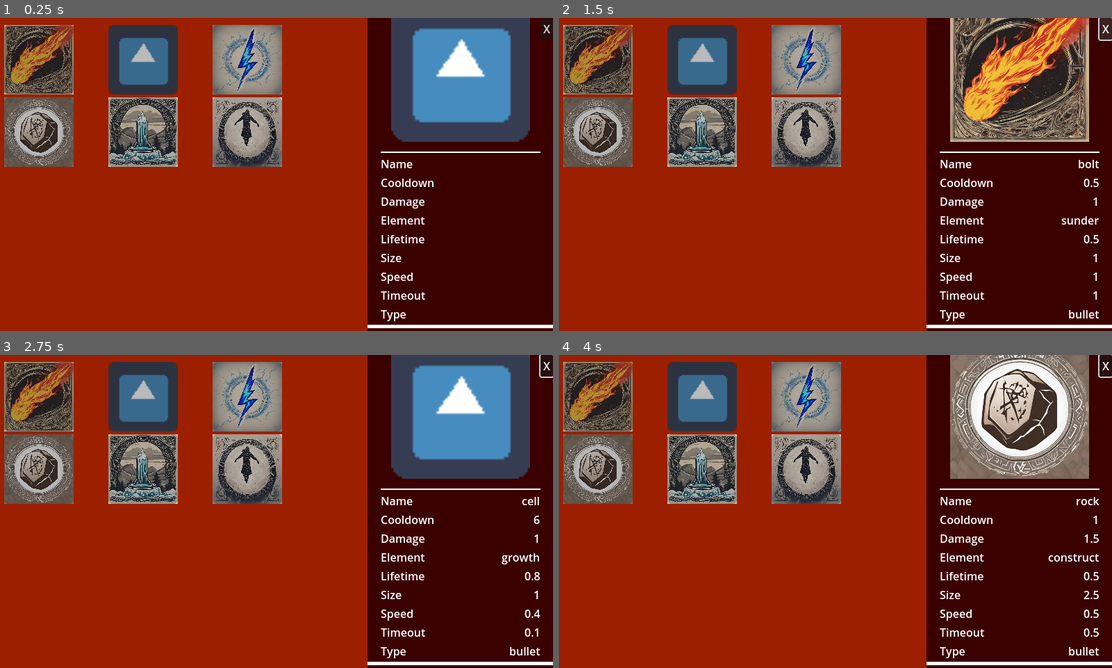
Above: before the commit, frames 1-4 (two rows, left to right).
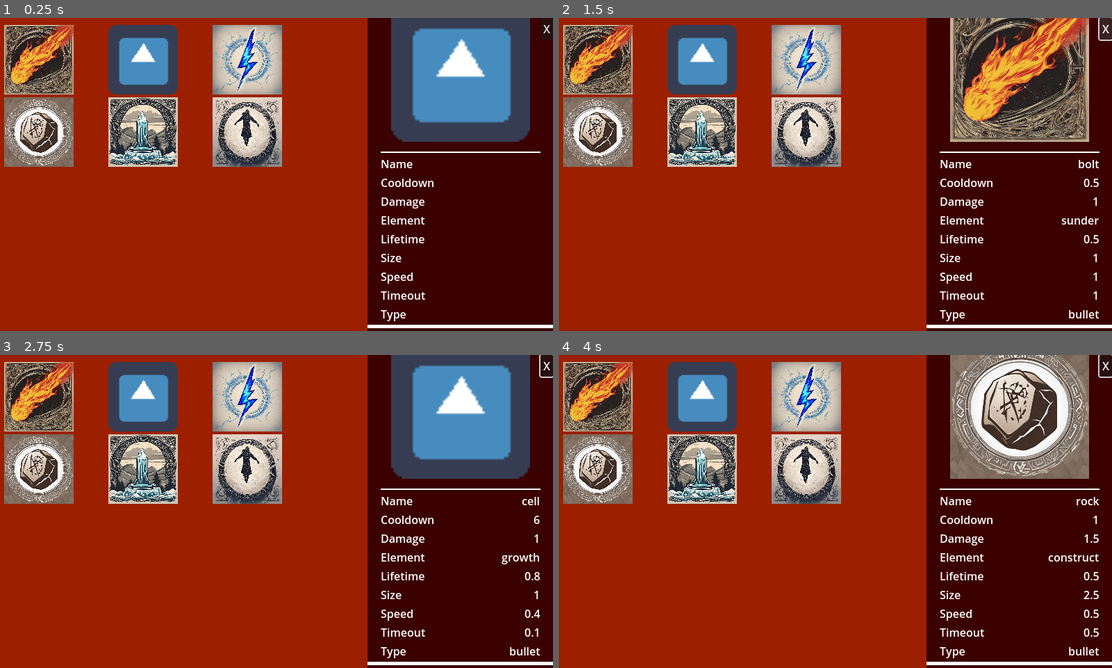
Above: after the commit, the same moments.

Repository: sakata24/Magus-Exo
Game: Godot game, scene res://HUDs/SkillMenu.tscn
Two runs of this game, one before a commit and one after it. Both use one fixed random seed, a clock stepped at 60 frames per second and the inputs below. This scene is started directly instead of the project's main scene. The engine's default icon, where the game draws it, is replaced by a stand-in: a white triangle on a blue panel in a dark square.
Inputs (mouse positions are in pixels of both pictures, inside the frame that each line leads up to):
- Up to frame 1 (0.25 s): no input
- Up to frame 2 (1.5 s): tap Enter at 0.5 s; move the mouse to (597, 58) at 0.52 s; hold E (E) 0.53-1.25 s; click (597, 58) at 0.67 s; tap Q (Q) at 0.8 s; click "X" at 1.25 s
- Up to frame 3 (2.75 s): move the mouse to (143, 395) at 2.02 s; tap Q (Q) at 2.1 s; click (143, 395) at 2.17 s; tap R (R) at 2.3 s
- Up to frame 4 (4 s): move the mouse to (807, 395) at 2.77 s; hold R (R) 2.78-3.53 s; click (807, 395) at 2.92 s; tap W (W) at 3.05, 3.6 s; move the mouse to (597, 467) at 3.52 s; click (597, 467) at 3.67 s; tap E (E) at 3.8 s

The runs differ from the first frame. In frame 1, 12% of the frame differs, in the area x 0-52%, y 2-48%; in frame 2, 12%; in frame 3, 12%; in frame 4, 12%.

Commit message:
equip card implementation

Diff:
--- a/HUDs/SkillMenu.gd
+++ b/HUDs/SkillMenu.gd
@@ -14,6 +14,10 @@
 	dict = UniversalSkills.get_skills()
 #	print_dictionary()
 	file.close()
+	$Control/HBoxContainer/Right/RightContainer/EquipMargin/EquippedAbilities/Ability1/Label.text = "Q"
+	$Control/HBoxContainer/Right/RightContainer/EquipMargin/EquippedAbilities/Ability2/Label.text = "W"
+	$Control/HBoxContainer/Right/RightContainer/EquipMargin/EquippedAbilities/Ability3/Label.text = "E"
+	$Control/HBoxContainer/Right/RightContainer/EquipMargin/EquippedAbilities/Ability4/Label.text = "R"
 	_draw_icons()
 
 
@@ -50,6 +54,14 @@
 
 
 func _equip_skill(skill:SkillIcon):
+	#Check if already equipped -> remove
+	var skillInfo = UniversalSkills._get_ability(skill.spell)
 	for n in EquipContainer.get_children():
-		if n.name == "":
-			n.set_icon(skill)
+		if n.spell == skillInfo.name:
+			n.empty()
+			return
+	#Check for empty skill slot
+	for n in EquipContainer.get_children():
+		if n.spell == "":
+			n.set_icon(skill.spell)
+			return
--- a/Resources/hud_elements/SkillIcon.gd
+++ b/Resources/hud_elements/SkillIcon.gd
@@ -36,7 +36,7 @@
 
 func set_icon(spl:String):
 	spell = spl
-	$ProgressBar.max_value = UniversalSkills._get_ability(spl)["cd"]
+	$ProgressBar.max_value = UniversalSkills._get_ability(spl)["cooldown"]
 	_get_icon()
 
 
--- a/Resources/hud_elements/SkillIcon.tscn
+++ b/Resources/hud_elements/SkillIcon.tscn
@@ -1,7 +1,8 @@
-[gd_scene load_steps=3 format=3 uid="uid://jb02v63no31m"]
+[gd_scene load_steps=4 format=3 uid="uid://jb02v63no31m"]
 
 [ext_resource type="Texture2D" uid="uid://c8nlq4kg8lwfm" path="res://Resources/icons/default.png" id="1_j7ihy"]
 [ext_resource type="Script" path="res://Resources/hud_elements/SkillIcon.gd" id="2_lam5i"]
+[ext_resource type="Texture2D" uid="uid://dksnoisj5lbr8" path="res://Resources/icons/grey.png" id="3_e746h"]
 
 [node name="SkillIcon" type="TextureRect"]
 custom_minimum_size = Vector2(100, 100)
@@ -31,7 +32,8 @@
 grow_horizontal = 2
 grow_vertical = 2
 
-[node name="ProgressBar" type="ProgressBar" parent="."]
+[node name="ProgressBar" type="TextureProgressBar" parent="."]
+self_modulate = Color(1, 1, 1, 0.470588)
 layout_mode = 1
 anchors_preset = 15
 anchor_right = 1.0
@@ -39,6 +41,7 @@
 grow_horizontal = 2
 grow_vertical = 2
 mouse_filter = 2
-show_percentage = false
+fill_mode = 3
+texture_progress = ExtResource("3_e746h")
 
 [connection signal="gui_input" from="." to="." method="_on_gui_input"]
Binary file added: Resources/icons/grey.png
Not shown, added: Resources/icons/grey.png.import
Not shown, changed: .DS_Store
Not shown, changed: Resources/.DS_Store
